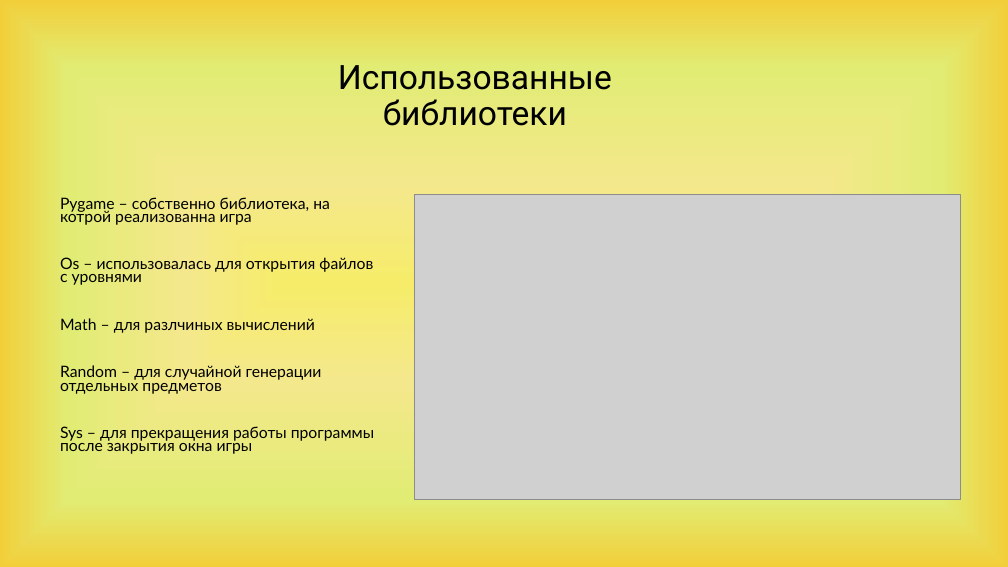
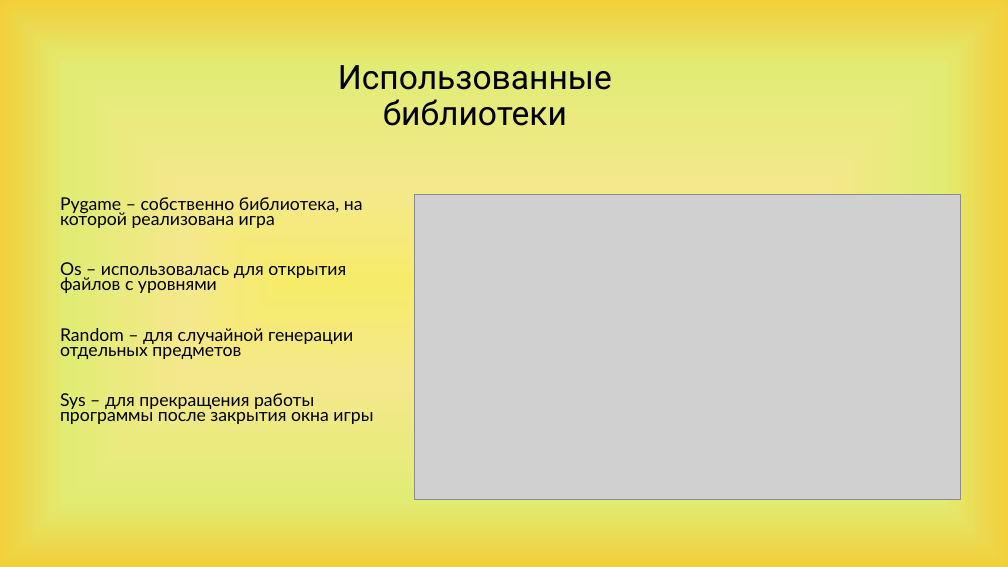
Before and after one commit to Hipoppoltark/Tomb-treasures, a slide deck: slide 4 of Tomb Treasure.pptx. Drawn at 1008x567 pixels with LibreOffice and Linux fonts; fonts in the diff are those of the drawing; grey boxes stand for pictures. Boxes give left, top, right and bottom in pixels: in the first picture for what was removed or moved away, otherwise in the second. Text is boxed around its words. In the diff, an @@ line names an element or a change of style, - is before the commit and + after.

```diff
--- a/Tomb Treasure.pptx
+++ b/Tomb Treasure.pptx
@@ subtitle at [60,197,363,228]: text changed; size 15 to 16.8 pt @@
-Pygame – собственно библиотека, на котрой реализованна игра
+Pygame – собственно библиотека, на которой реализована игра
@@ subtitle at [60,262,373,424]: size 15 to 16.8 pt in "Os – использовалась для открытия файлов с ...", "Random – для случайной генерации отдельных предметов", "Sys – для прекращения работы программы после ..." @@
@@ subtitle at [60,318,315,333]: paragraph removed @@
-Math – для разлчиных вычислений
```
Also in this commit, not shown: 1 other file.
